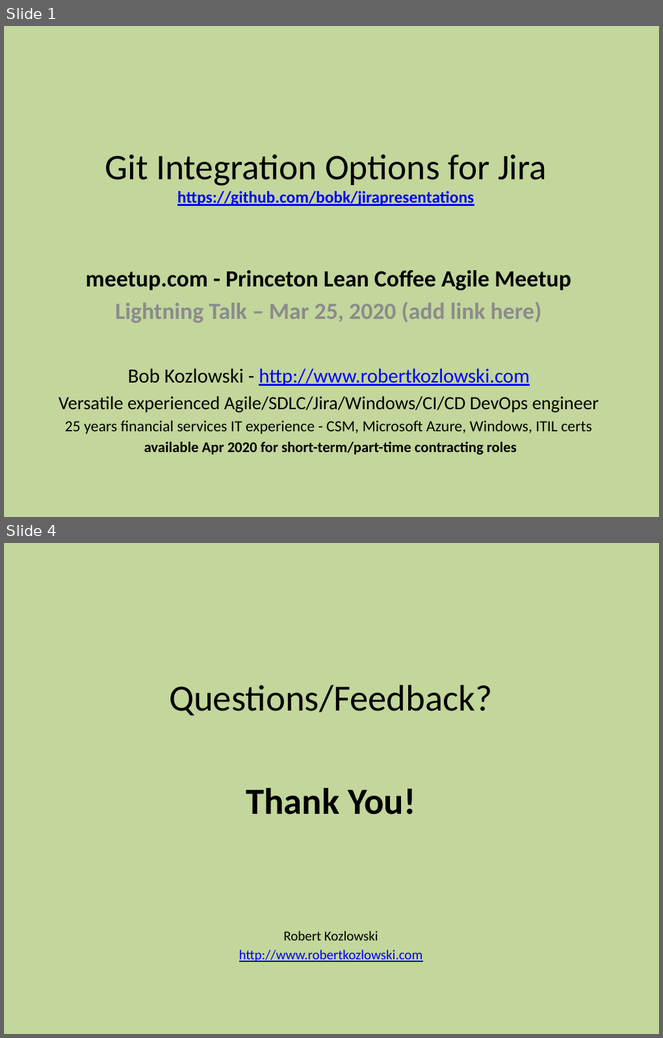
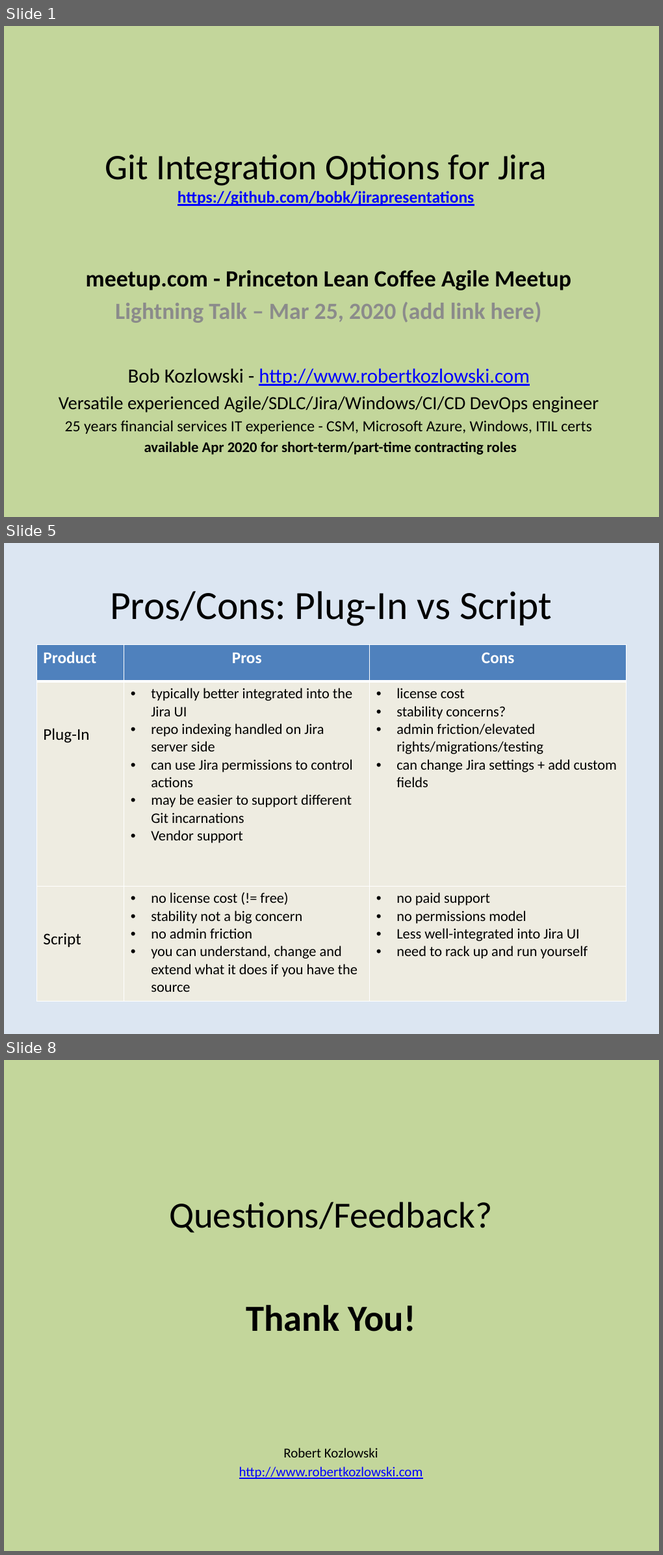
Before and after one commit to bobk/jirapresentations, a slide deck: Git Integration Options for Jira.pptx. Shown one above the other, each under a label of ours: slides 1 and 4 before the commit, slides 1, 5 and 8 after it; the slides between them are not shown. The pictures are 663x1038 and 663x1555 pixels, drawn with LibreOffice and Linux fonts; fonts in the diff are those of the drawing. Boxes give left, top, right and bottom in pixels: in the first picture for what was removed or moved away, otherwise in the second. Text is boxed around its words. In the diff, an @@ line names an element or a change of style, - is before the commit and + after.

```diff
--- a/Git Integration Options for Jira.pptx
+++ b/Git Integration Options for Jira.pptx
@@ slide 5 added at [4, 543, 659, 1034], background #DCE6F2 @@
@@ title added at [110, 591, 553, 626], 44 pt, text #000000 @@
+Pros/Cons: Plug-In vs Script
@@ table added at [36, 644, 627, 1002], 3 rows, 3 columns @@
+Product | Pros | Cons
+Plug-In | typically better integrated into the Jira UI / repo indexing handled on Jira server side / can use Jira permissions to control actions / may be easier to support different Git incarnations / Vendor support | license cost / stability concerns? / admin friction/elevated rights/migrations/testing / can change Jira settings + add custom fields
+Script | no license cost (!= free) / stability not a big concern / no admin friction / you can understand, change and extend what it does if you have the source | no paid support / no permissions model / Less well-integrated into Jira UI / need to rack up and run yourself
@@ what was slide 4 is now slide 8 @@
```
Also in this commit, not shown: 3 slides changed, 3 other slides added.
